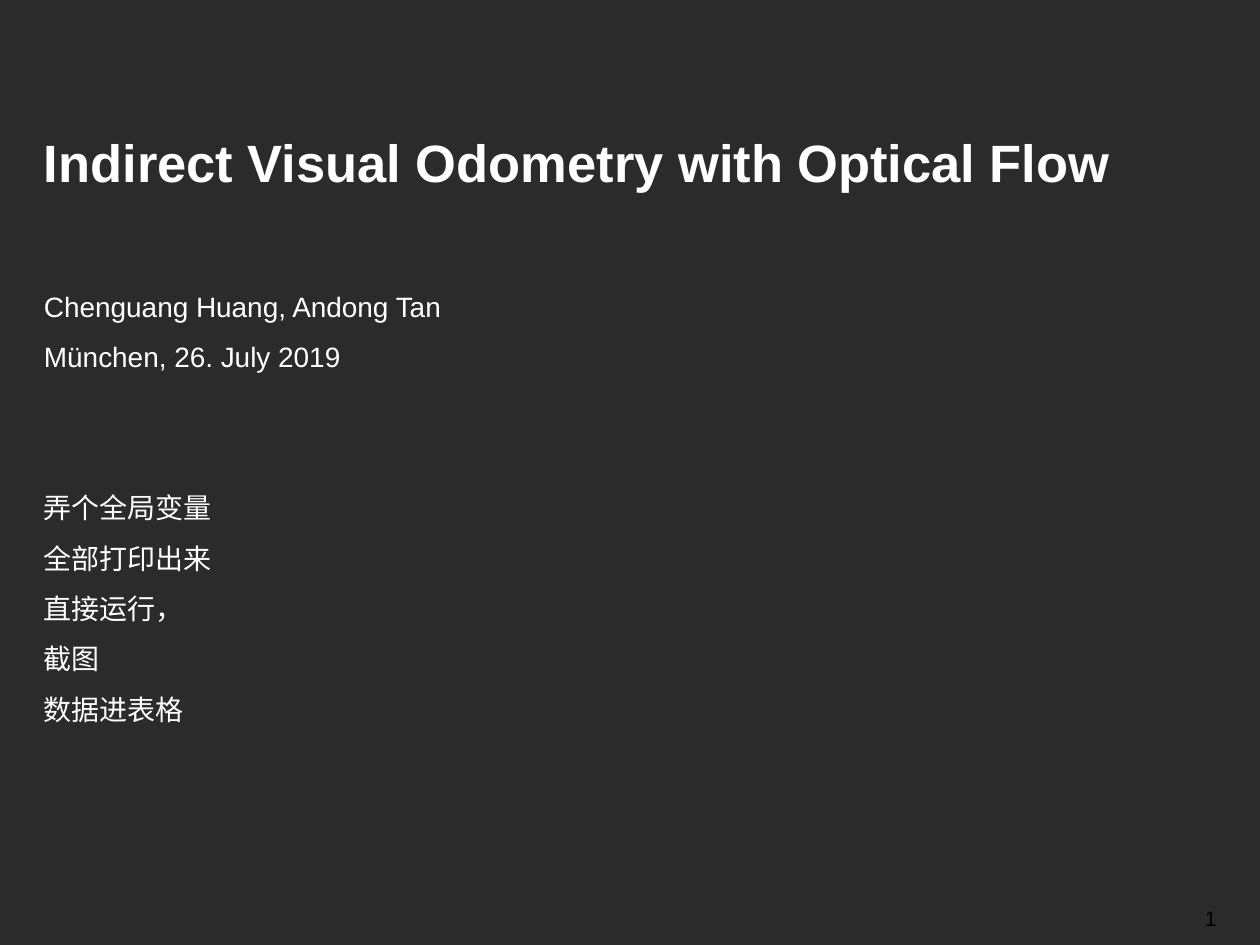
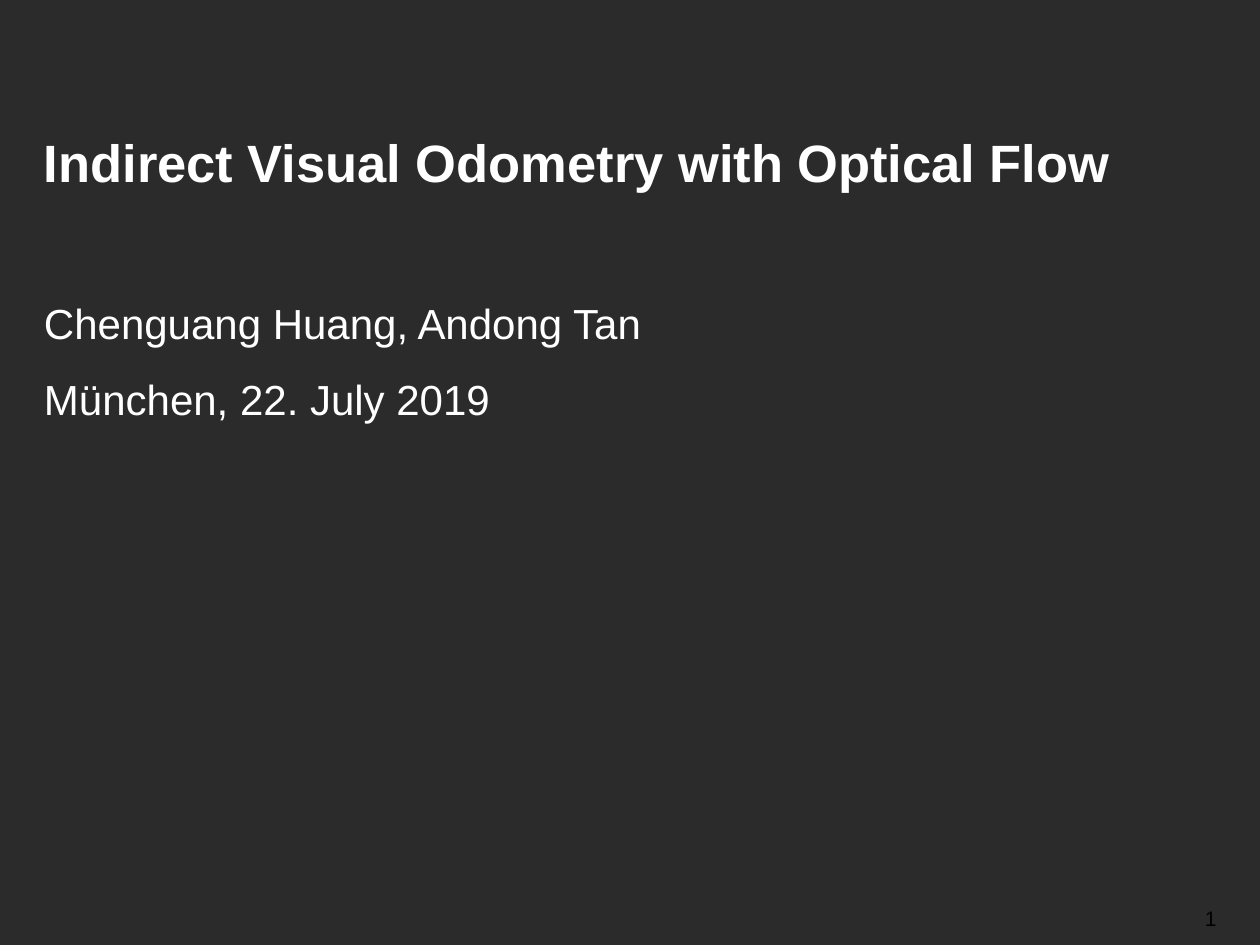
Before and after one commit to Tom-Huang/visual_navigation, a slide deck: slide 1 of Indirect Visual Odometry with Optical Flow.odp. Drawn at 1260x945 pixels with LibreOffice and Linux fonts; fonts in the diff are those of the drawing; background and template pictures are left out; a plain dark background stands for a picture behind light text. Boxes give left, top, right and bottom in pixels: in the first picture for what was removed or moved away, otherwise in the second. Text is boxed around its words. In the diff, an @@ line names an element or a change of style, - is before the commit and + after.

```diff
--- a/Indirect Visual Odometry with Optical Flow.odp
+++ b/Indirect Visual Odometry with Optical Flow.odp
@@ text at bbox=[44, 308, 641, 348]: size 16 to 24 pt in "Chenguang Huang, Andong Tan" @@
@@ text at bbox=[44, 384, 489, 423]: text changed; size 16 to 24 pt @@
-München, 26. July 2019
-弄个全局变量
-全部打印出来
-直接运行，
-截图
-数据进表格
+München, 22. July 2019
```
Also in this commit, not shown: 8 other slides changed, 13 slides added, 5 slides removed, 6 other files.
